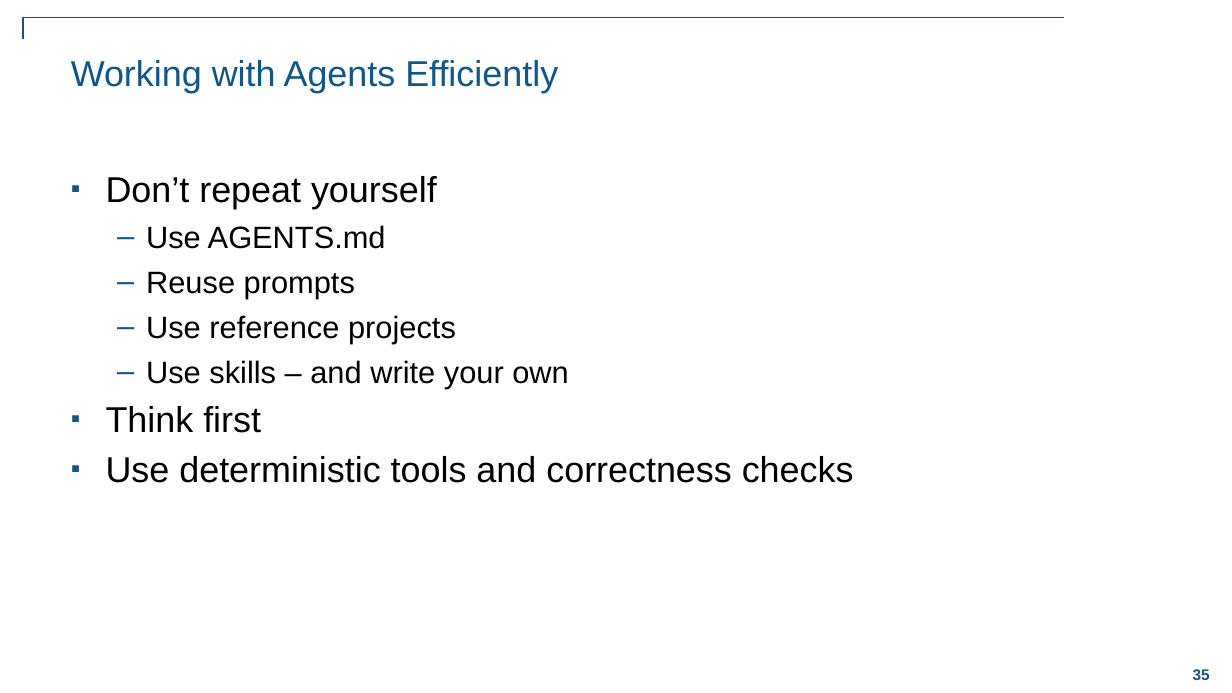
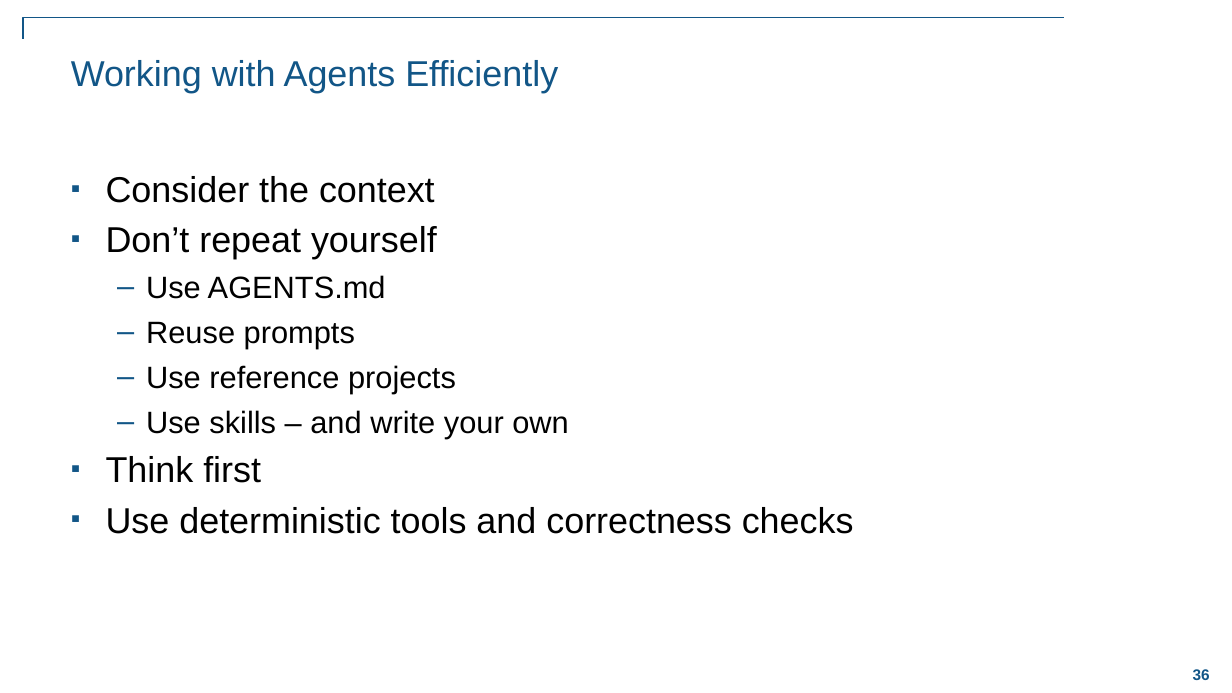
Before and after one commit to eoldewage/transform-your-workflows-with-agents, a slide deck: slide 36 of Transform Your Workflow with Agents in MATLAB.pptx (slide 35 before the commit). Drawn at 1232x693 pixels with LibreOffice and Linux fonts; fonts in the diff are those of the drawing; background and template pictures are left out. Boxes give left, top, right and bottom in pixels: in the first picture for what was removed or moved away, otherwise in the second. Text is boxed around its words. In the diff, an @@ line names an element or a change of style, - is before the commit and + after.

```diff
--- a/Transform Your Workflow with Agents in MATLAB.pptx
+++ b/Transform Your Workflow with Agents in MATLAB.pptx
@@ text at (106, 176, 435, 203): paragraph added @@
+▪ Consider the context
```
Also in this commit, not shown: 6 other slides changed, 3 slides added.
